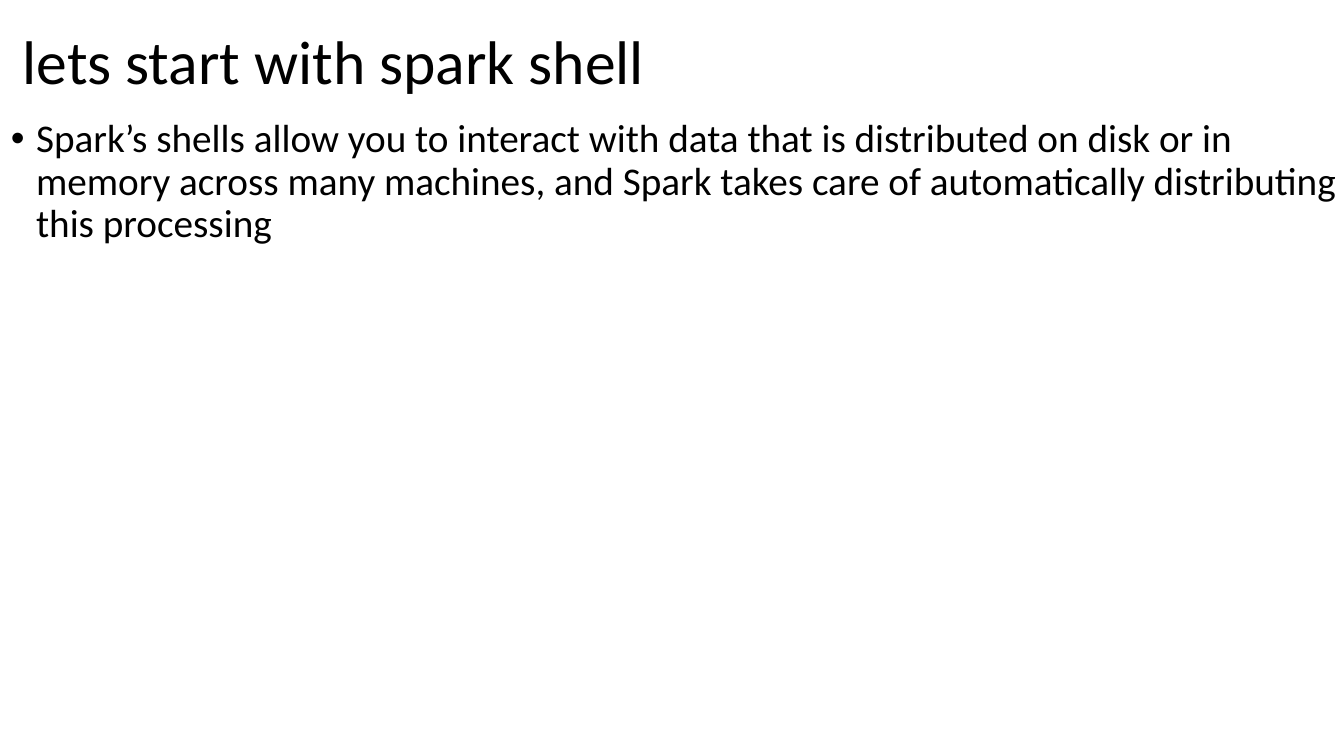
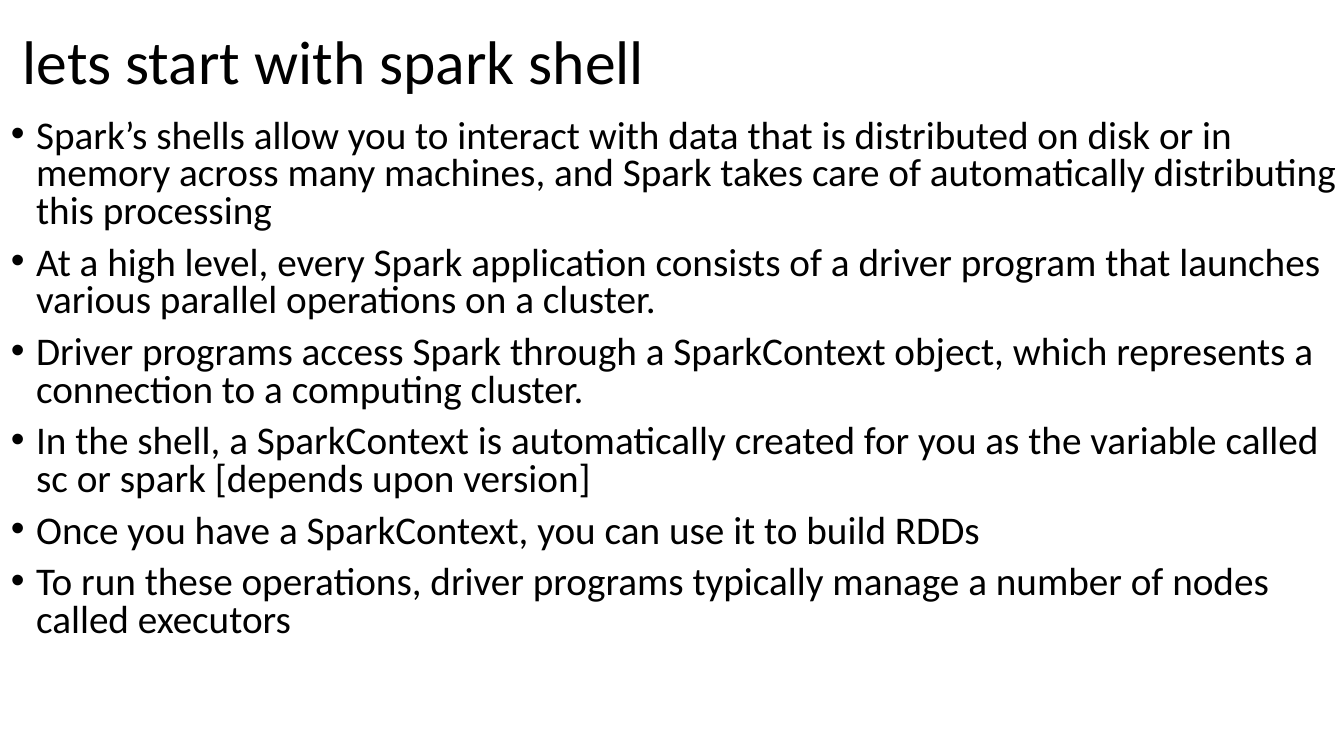
Before and after one commit to krishxx/spark, a slide deck: slide 15 of docs/understanding_spark.pptx. Drawn at 1344x756 pixels with LibreOffice and Linux fonts; fonts in the diff are those of the drawing. Boxes give left, top, right and bottom in pixels: in the first picture for what was removed or moved away, otherwise in the second. Text is boxed around its words. In the diff, an @@ line names an element or a change of style, - is before the commit and + after.

```diff
--- a/docs/understanding_spark.pptx
+++ b/docs/understanding_spark.pptx
@@ text at <box>36,121,1336,231</box>: line spacing 0.9 to 0.8 @@
@@ text at <box>36,248,1320,634</box>: paragraphs added @@
+• At a high level, every Spark application consists of a driver program that launches various parallel operations on a cluster.
+• Driver programs access Spark through a SparkContext object, which represents a connection to a computing cluster.
+• In the shell, a SparkContext is automatically created for you as the variable called sc or spark [depends upon version]
+• Once you have a SparkContext, you can use it to build RDDs
+• To run these operations, driver programs typically manage a number of nodes called executors
```
Also in this commit, not shown: 2 slides added, 4 other files.
